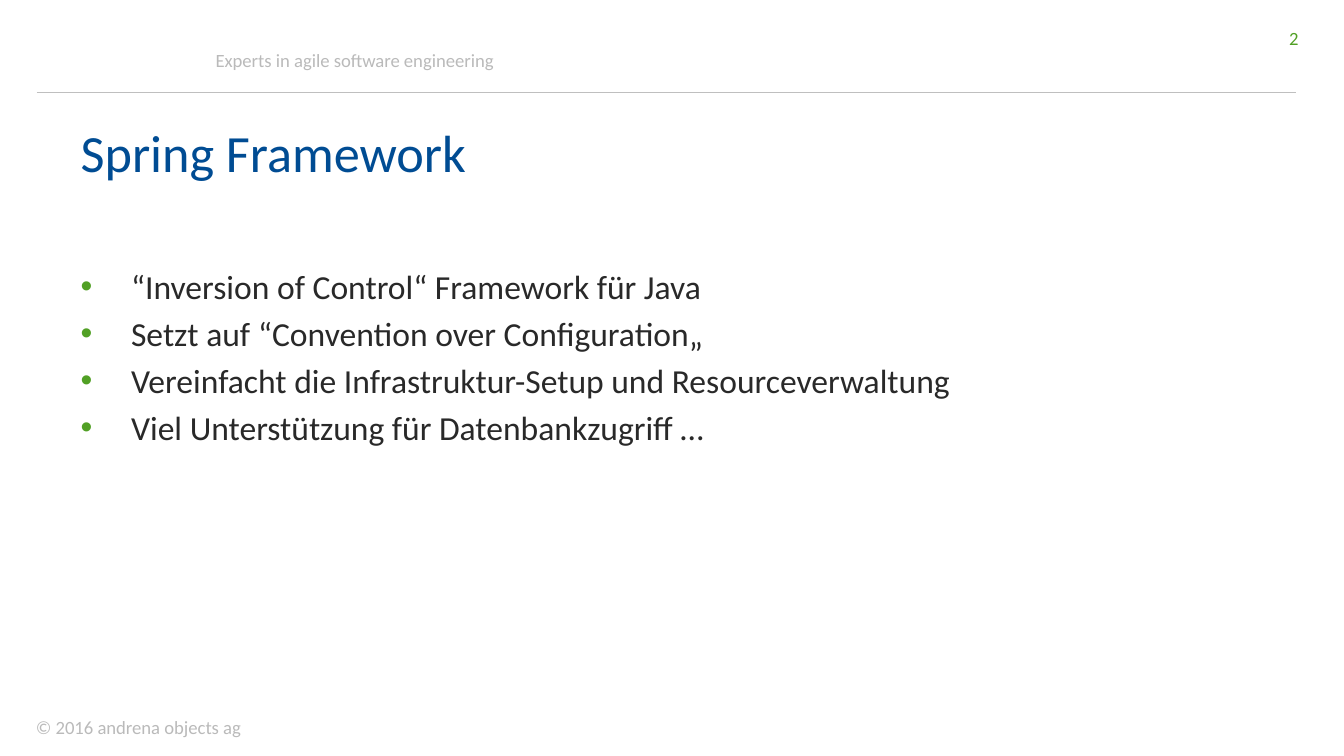
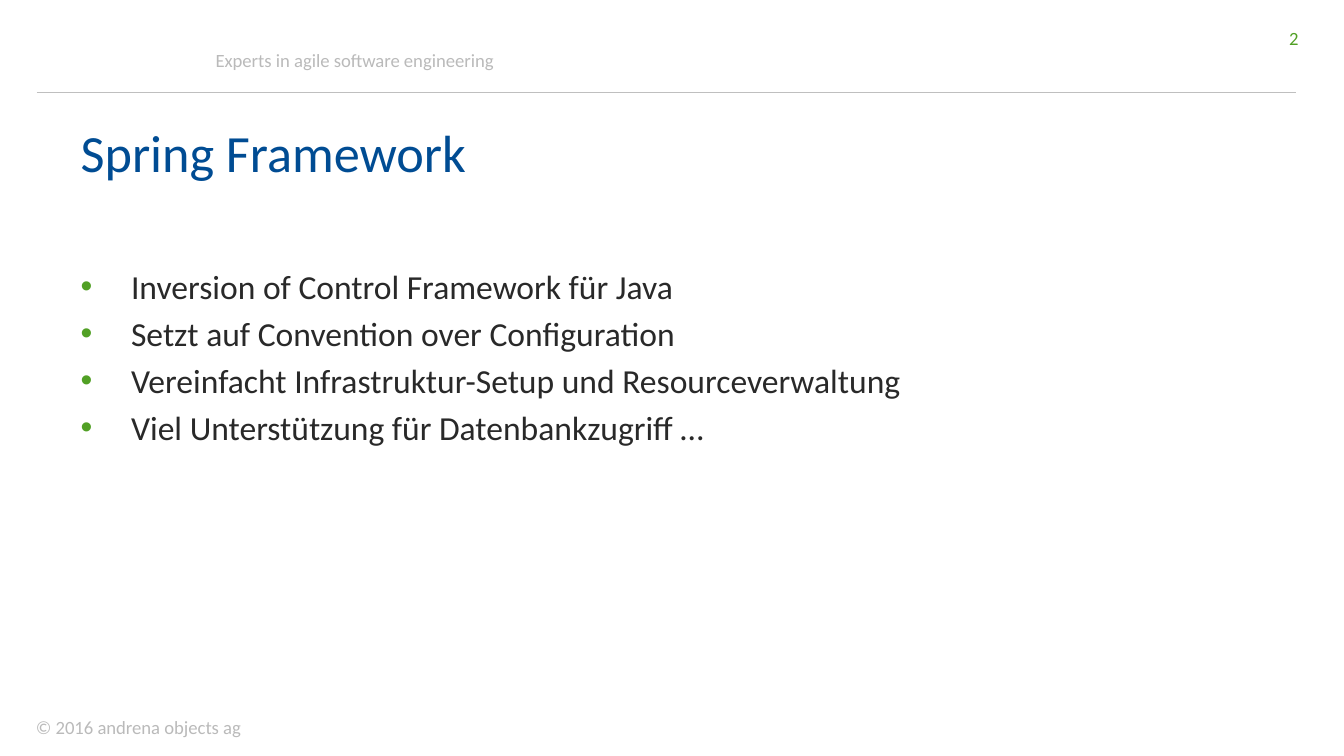
Before and after one commit to stklqt/oop-springboot-springdata-server, a slide deck: slide 2 of slides.pptx. Drawn at 1344x756 pixels with LibreOffice and Linux fonts; fonts in the diff are those of the drawing; background and template pictures are left out. Boxes give left, top, right and bottom in pixels: in the first picture for what was removed or moved away, otherwise in the second. Text is boxed around its words. In the diff, an @@ line names an element or a change of style, - is before the commit and + after.

Commit message:
update slides

```diff
--- a/slides.pptx
+++ b/slides.pptx
@@ text at <box>131,275,900,399</box>: text changed @@
-• “Inversion of Control“ Framework für Java
-• Setzt auf “Convention over Configuration„
-• Vereinfacht die Infrastruktur-Setup und Resourceverwaltung
+• Inversion of Control Framework für Java
+• Setzt auf Convention over Configuration
+• Vereinfacht Infrastruktur-Setup und Resourceverwaltung
```
Also in this commit, not shown: 1 other slide changed, 1 other file.
